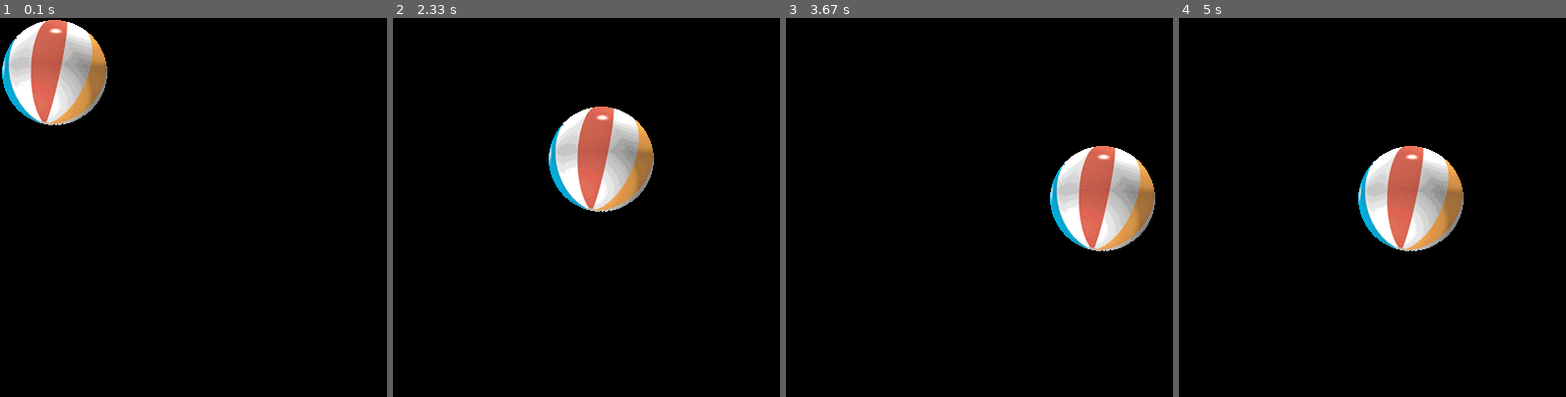
Above: before the commit, frames 1-4 (left to right).
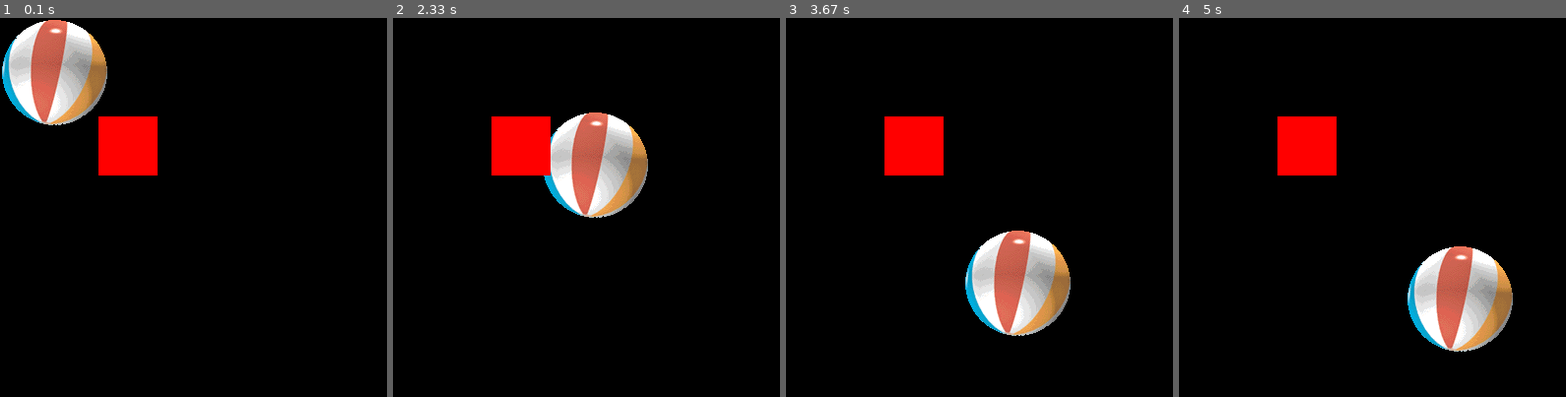
Above: after the commit, the same moments.

Repository: Slickness/pygame_start
Game: pygame game, started from main.py
Two runs of this game, one before a commit and one after it. Both use one fixed random seed, a clock stepped at 60 frames per second and the inputs below.
Inputs:
- Up to frame 1 (0.1 s): no input
- Up to frame 2 (2.33 s): hold Right 0.33-0.8 s; hold Up 0.83-1.13 s; hold Right 1.17-1.63 s; hold Left 1.67-2.2 s; hold Down from 2.23 s (still down)
- Up to frame 3 (3.67 s): release Down at 2.53 s; hold Left 2.57-2.97 s; hold Up 3-3.37 s; hold Right from 3.4 s (still down)
- Up to frame 4 (5 s): release Right at 4.03 s; hold Down 4.07-4.43 s; hold Left 4.47-4.93 s; hold Right from 4.97 s (still down)

The runs differ from the first frame. In frame 1, 2.4% of the frame differs, in the area x 25-41%, y 25-42%; in frame 2, 5.7%; in frame 3, 14%, in the area x 25-96%, y 25-84%; in frame 4, 14%.

Commit message:
added requirements file

Diff:
--- a/main.py
+++ b/main.py
@@ -1,9 +1,13 @@
 import pygame
 import sys
 
+from pygame.locals import *
+
 
 clock = pygame.time.Clock()
+
 pygame.init()
+pygame.display.set_caption("My Game")
 
 size = width, height = 400, 400
 
@@ -12,8 +16,19 @@
 
 screen = pygame.display.set_mode(size)
 
+player_image = pygame.image.load("images/player.png")
+playerrect = player_image.get_rect()
+
+grass_image = pygame.image.load("images/grass.png")
+grassrect = grass_image.get_rect()
+
+dirt_image = pygame.image.load("images/dirt.png")
+dirtrect = dirt_image.get_rect()
+
 ball = pygame.image.load("intro_ball.gif")
 ballrect = ball.get_rect()
+
+
 
 while True:
     for event in pygame.event.get():
@@ -28,15 +43,18 @@
             if event.key == pygame.K_UP:
                 speed[1] -= 1
             if event.key == pygame.K_DOWN:
-                speed[0] += 1
+                speed[1] += 1
     ballrect = ballrect.move(speed)
     if ballrect.left < 0 or ballrect.right > width:
         speed[0] = -speed[0]
     if ballrect.top < 0 or ballrect.bottom > height:
         speed[1] = -speed[1]
-
+    pygame.display.flip()
     screen.fill(black)
     screen.blit(ball, ballrect)
+    test = pygame.draw.rect(screen, (255,0,0), pygame.Rect(100, 100, 60, 60))
+    if ballrect.colliderect(test):
+        print ("hit")
 
     pygame.display.flip()
     pygame.display.update()
Binary file added: images/dirt.png
Binary file added: images/grass.png
Binary file added: images/player.png
Not shown, added: requirements.txt
